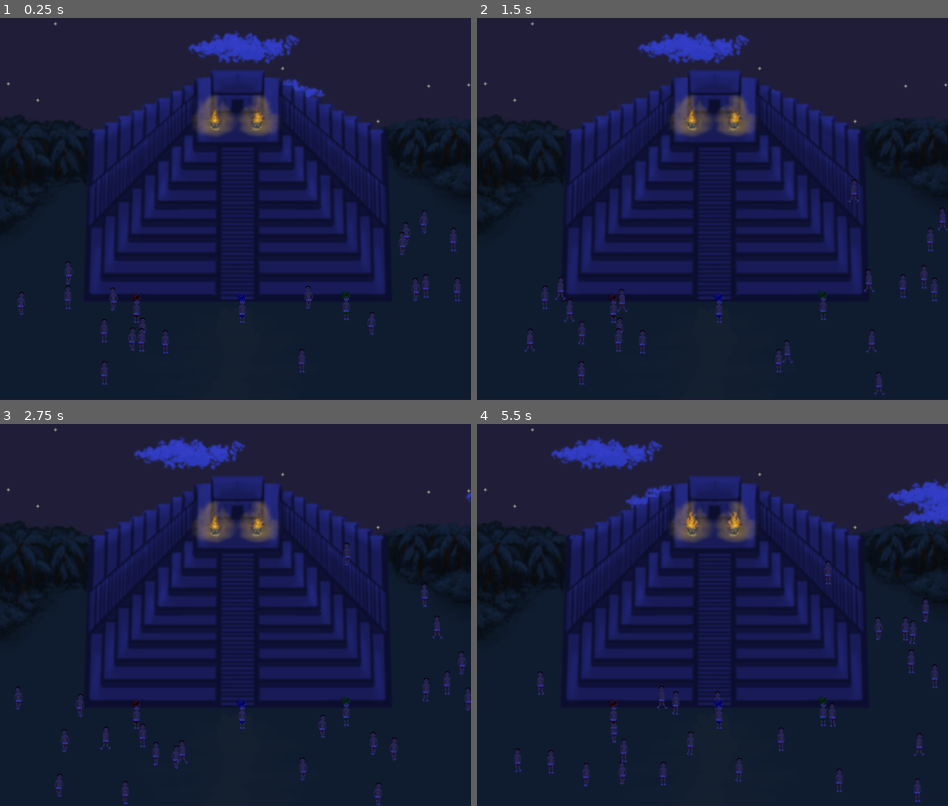
Above: before the commit, frames 1-4 (two rows, left to right).
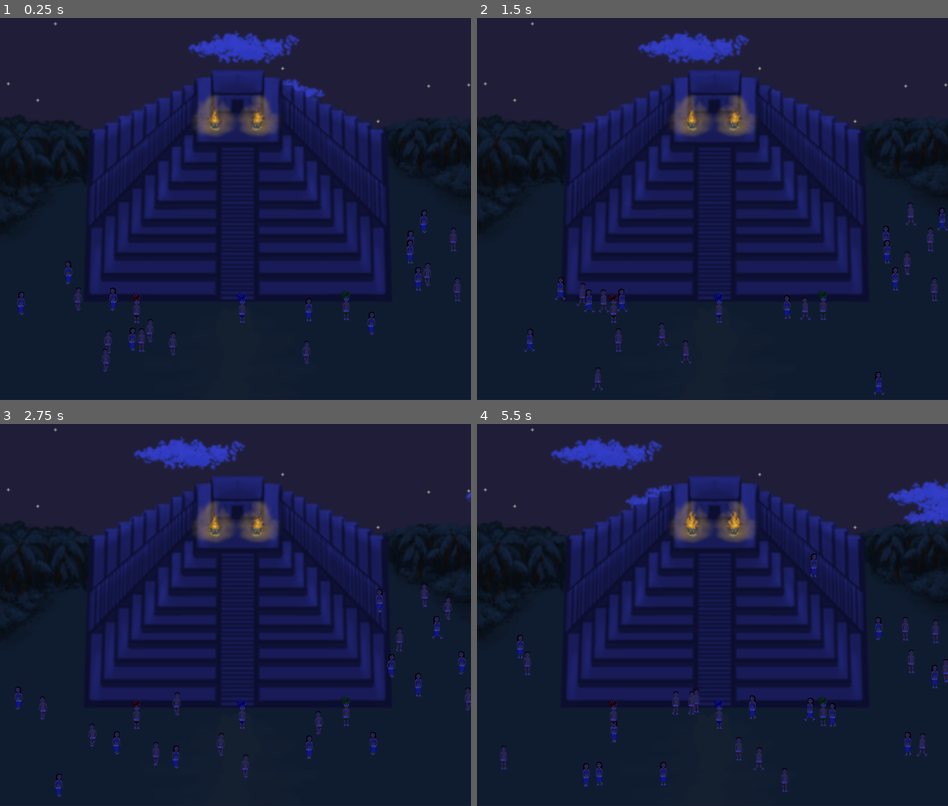
Above: after the commit, the same moments.

Repository: JohnMeadow1/RisingSun
Game: Godot game, scene res://main.tscn
The game is run twice, just before and just after one commit, with the same random seed, the same clock (stepped at 60 frames per second) and the same inputs.
Inputs:
- Up to frame 1 (0.25 s): no input
- Up to frame 2 (1.5 s): no input
- Up to frame 3 (2.75 s): no input
- Up to frame 4 (5.5 s): no input

The runs differ from the first frame. In frame 1, 1.1% of the frame differs, in the area x 3-92%, y 50-96%; in frame 2, 1.4%; in frame 3, 1.4%; in frame 4, 1.6%, in the area x 4-100%, y 33-99%.

Commit message:
added 2nd npc

Diff:
--- a/source/scripts/npc.gd
+++ b/source/scripts/npc.gd
@@ -11,11 +11,16 @@
 var state = STATE_IDLE
 var dying_timer = 1
 
-var blood_object = load("res://scenes/blood.tscn")
+var blood_object = preload("res://scenes/blood.tscn")
+var texture1 = preload("res://images/npc.png")
+var texture2 = preload("res://images/npc2.png")
 
 func _ready():
 	randomize()
-
+	if randi()%2:
+		$Sprite.set_texture(texture1)
+	else:
+		$Sprite.set_texture(texture2)
 	# Move AI
 	self.walk_timer = Timer.new()
 	self.walk_timer.set_one_shot(true)
Binary file changed: source/images/npc.png
